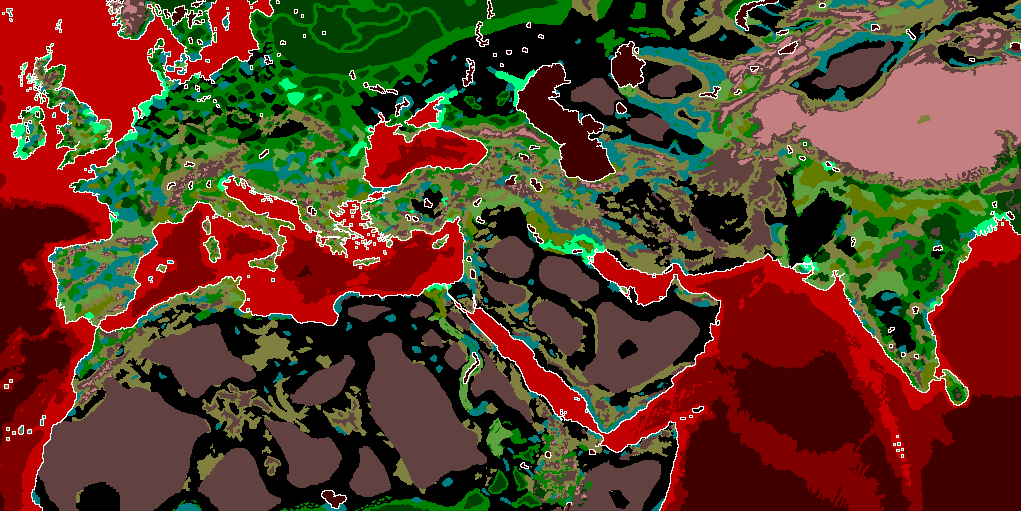
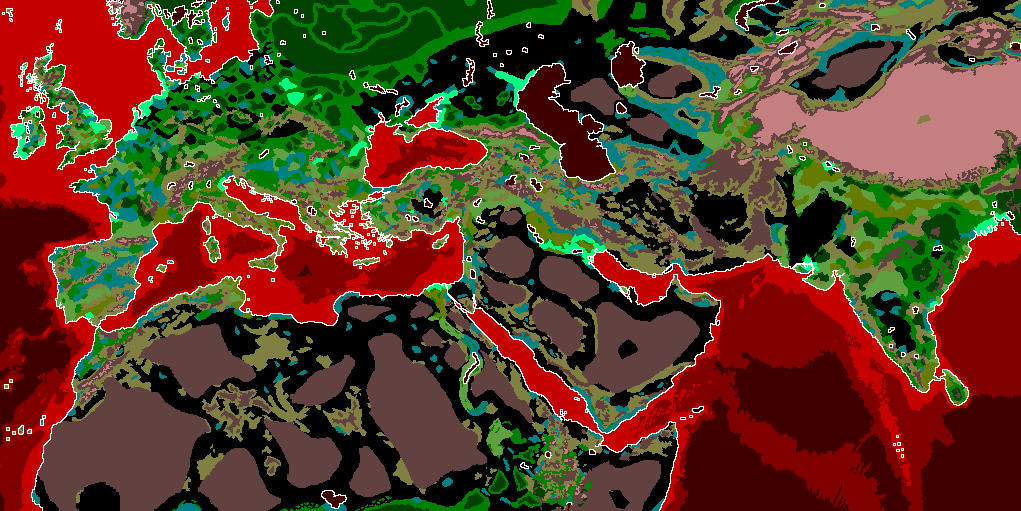
Before/after of a w=1021, h=511 layered artwork. What changed in the layer stack:
painted on "map_ground_types_blocked_access" over [399, 210, 522, 232]
painted on "map_ground_types" over [399, 210, 522, 232]
